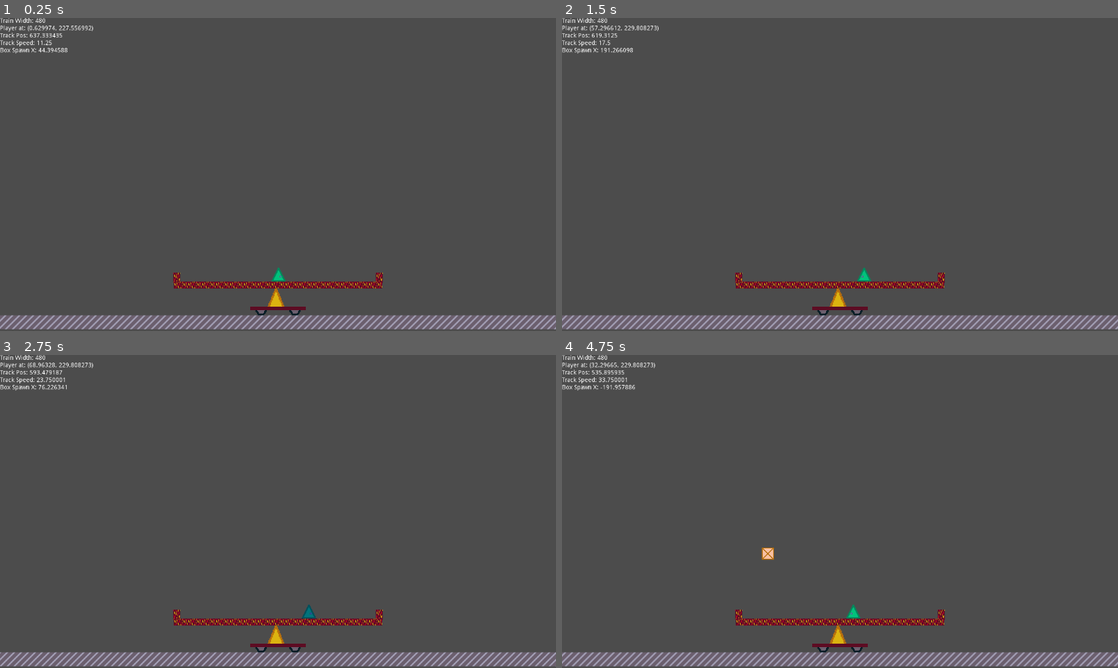
Above: before the commit, frames 1-4 (two rows, left to right).
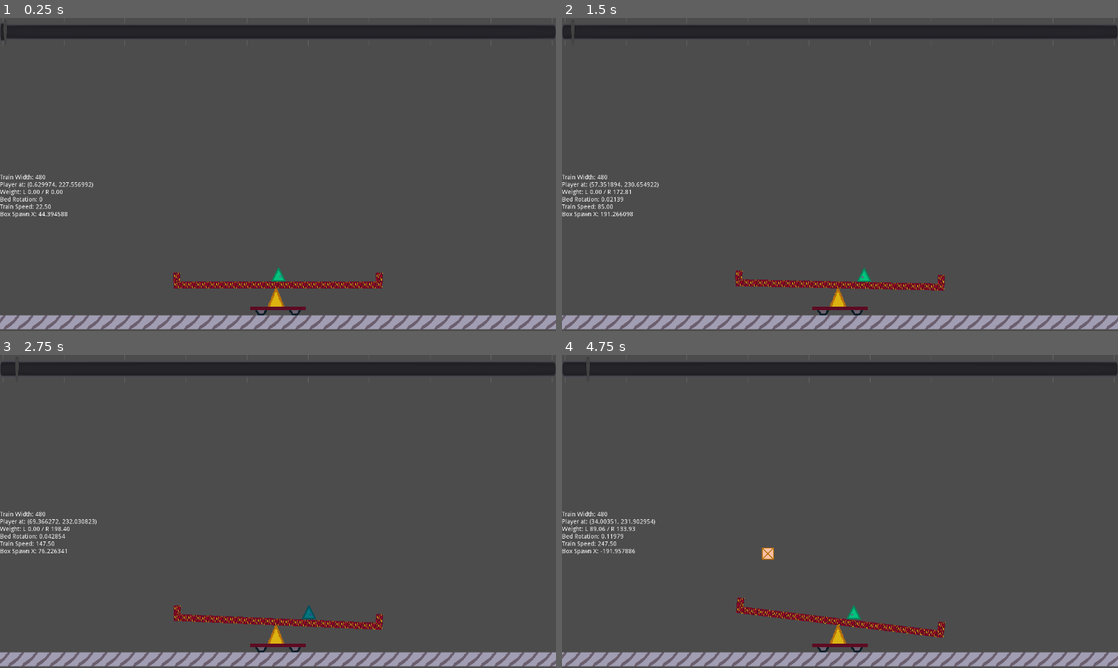
Above: after the commit, the same moments.

Repository: RetroIndieJosh/train-tilt
Game: Godot game, scene res://scenes/Game.tscn
The game is run twice, just before and just after one commit, with the same random seed, the same clock (stepped at 60 frames per second) and the same inputs.
Inputs:
- Up to frame 1 (0.25 s): no input
- Up to frame 2 (1.5 s): hold D (right) 0.53-1.28 s; hold Alt (grab) 0.53-1.28 s; hold Left (left) from 1.28 s (still down); tap Alt (grab) at 1.35 s
- Up to frame 3 (2.75 s): release Left (left) at 2.03 s; hold D (right) from 2.03 s (still down); hold Alt (grab) from 2.03 s (still down)
- Up to frame 4 (4.75 s): release Alt (grab) at 2.78 s; tap Alt (grab) at 2.85, 4.35 s; release D (right) at 3.53 s; hold Alt (grab) 3.53-4.28 s; hold Left (left) from 3.53 s (still down); tap F2 (box) at 4.15 s

The runs differ from the first frame. In frame 1, 8.6% of the frame differs, in the area x 0-100%, y 0-100%; in frame 2, 8.9%; in frame 3, 8.6%; in frame 4, 10%.

Commit message:
Progress bar

Diff:
--- a/scenes/Game.tscn
+++ b/scenes/Game.tscn
@@ -22,9 +22,8 @@
 
 [node name="Info" type="Label" parent="."]
 margin_left = -640.0
-margin_top = -360.0
 margin_right = -640.0
-margin_bottom = -346.0
+margin_bottom = 14.0
 size_flags_horizontal = 0
 size_flags_vertical = 0
 script = ExtResource( 12 )
@@ -41,6 +40,7 @@
 __meta__ = {
 "_edit_group_": true
 }
+weight = 4
 
 [node name="Forward Detector" type="RayCast2D" parent="Player"]
 enabled = true
@@ -67,7 +67,6 @@
 __meta__ = {
 "_edit_group_": true
 }
-allow_tilt = false
 
 [node name="Train Wall Left" type="StaticBody2D" parent="Train Bed"]
 position = Vector2( -233, -16 )
@@ -146,3 +145,27 @@
 
 [node name="Box Generator" type="Position2D" parent="."]
 script = ExtResource( 6 )
+
+[node name="UI" type="Control" parent="."]
+margin_left = -640.0
+margin_top = -360.0
+margin_right = 640.0
+margin_bottom = 360.0
+__meta__ = {
+"_edit_use_anchors_": false
+}
+
+[node name="Progress" type="HSlider" parent="UI"]
+anchor_right = 1.0
+anchor_bottom = 0.1
+margin_bottom = -56.0
+rect_scale = Vector2( 1, 4 )
+size_flags_horizontal = 3
+size_flags_vertical = 3
+step = 0.01
+editable = false
+tick_count = 10
+ticks_on_borders = true
+__meta__ = {
+"_edit_use_anchors_": false
+}
--- a/scripts/Player.gd
+++ b/scripts/Player.gd
@@ -12,13 +12,66 @@
 
 onready var detect_distance = forward_detector.cast_to.x
 
-var held: Entity = null
+var held_ent: Entity = null
 
 var can_grab = true
 var facing = 1
 var walk_speed = 100
 
 func _physics_process(_delta):
+        handle_walk()
+        update_color()
+        handle_forward_collide()
+        handle_crush()
+        info.set_data("Player at", "%s" % position)
+
+func dbg_draw_detector():
+        line.clear_points()
+        line.add_point(position)
+        line.add_point(position + forward_detector.cast_to)
+
+func forward_collide(target):
+        if not target is Entity:
+                return
+        if held_ent == null and Input.is_action_pressed("grab"):
+                grab(target)
+        else:
+                info.set_data("Last Push", "%s %d" % [target.name, facing])
+                target.push(facing)
+
+func grab(target):
+        if not can_grab:
+                return
+        held_ent = target
+        held_ent.use_gravity = false
+        held_ent.get_node("Sprite").modulate = COLOR_HIGHLIGHT
+        info.set_data("Last Grab", target.name)
+
+# when a box falls on the player, grab it
+func handle_crush():
+        var crush_right = up_detector_right.is_colliding()
+        var crush_left = up_detector_left.is_colliding()
+        if crush_left:
+                grab(up_detector_left.get_collider())
+        elif crush_right:
+                grab(up_detector_right.get_collider())
+
+func handle_forward_collide():
+        #dbg_draw_detector()
+        info.text = ""
+        if forward_detector.is_colliding():
+                var target = forward_detector.get_collider()
+                forward_collide(target)
+
+        if held_ent != null:
+                held_ent.position = position + Vector2.UP * 36
+                info.set_data("Holding", "%s at %s" % [held_ent.name, held_ent.position])
+                if Input.is_action_just_pressed("grab"):
+                        throw()
+        if not can_grab and Input.is_action_just_released("grab"):
+                can_grab = true
+
+func handle_walk():
         velocity.x = 0
         if Input.is_action_pressed("left"):
                 velocity.x = -walk_speed
@@ -31,61 +84,17 @@
                 forward_detector.cast_to.x = detect_distance
                 facing = 1
 
+func throw():
+        held_ent.use_gravity = true
+        held_ent.velocity.x = facing * 500
+        held_ent.velocity.y = -10
+        held_ent.slide_prevention = false
+        held_ent.get_node("Sprite").modulate = COLOR_NORMAL
+        held_ent = null
+        can_grab = false
+
+func update_color():
         if Input.is_action_pressed("grab"):
                 sprite.modulate = COLOR_HIGHLIGHT
         else:
                 sprite.modulate = COLOR_NORMAL
-
-        #dbg_draw_detector()
-        info.text = ""
-        if forward_detector.is_colliding():
-                var target = forward_detector.get_collider()
-                forward_collide(target)
-
-        if held != null:
-                held.position = position + Vector2.UP * 36
-                info.set_data("Holding", "%s at %s" % [held.name, held.position])
-                if Input.is_action_just_pressed("grab"):
-                        throw()
-        if not can_grab and Input.is_action_just_released("grab"):
-                can_grab = true
-
-        var crush_right = up_detector_right.is_colliding()
-        var crush_left = up_detector_left.is_colliding()
-
-        if crush_left:
-                grab(up_detector_left.get_collider())
-        elif crush_right:
-                grab(up_detector_right.get_collider())
-        info.set_data("Player at", "%s" % position)
-
-func dbg_draw_detector():
-        line.clear_points()
-        line.add_point(position)
-        line.add_point(position + forward_detector.cast_to)
-
-func forward_collide(target):
-        if not target is Entity:
-                return
-        if held == null and Input.is_action_pressed("grab"):
-                grab(target)
-        else:
-                info.set_data("Last Push", "%s %d" % [target.name, facing])
-                target.push(facing)
-
-func grab(target):
-        if not can_grab:
-                return
-        held = target
-        held.use_gravity = false
-        held.get_node("Sprite").modulate = COLOR_HIGHLIGHT
-        info.set_data("Last Grab", target.name)
-
-func throw():
-        held.use_gravity = true
-        held.velocity.x = facing * 500
-        held.velocity.y = -10
-        held.slide_prevention = false
-        held.get_node("Sprite").modulate = COLOR_NORMAL
-        held = null
-        can_grab = false
--- a/scripts/Track.gd
+++ b/scripts/Track.gd
@@ -1,14 +1,21 @@
 extends StaticBody2D
 class_name Track
 
-const ACCEL_SPEED = 5
-const BRAKE_SPEED = 10
+const SPEED_MAX = 1000
+const ACCEL_SPEED = 50
+const BRAKE_SPEED = 100
 
 export var initial_speed = 10
 
 onready var info = $"../Info"
+onready var progress_bar = $"../UI/Progress"
 onready var screen_width = get_viewport().size.x
 onready var speed = initial_speed
+
+export var track_length = 100
+
+func _ready():
+        progress_bar.max_value = track_length
 
 func _physics_process(delta):
         speed += delta * ACCEL_SPEED
@@ -16,9 +23,10 @@
         if position.x < -(screen_width / 2):
                 position.x += screen_width
         #info.text = "Track X: " + str(position.x)
-        info.set_data("Track Pos", position.x)
-        info.set_data("Track Speed", speed)
+        info.set_data("Train Speed", "%.2f" % speed)
+        speed = clamp(speed, 0, SPEED_MAX)
+
+        progress_bar.value = speed * delta
 
 func brake(delta):
         speed -= delta * BRAKE_SPEED
-        speed = max(speed, 0)
--- a/scripts/Train.gd
+++ b/scripts/Train.gd
@@ -5,6 +5,7 @@
 const ROT_SPEED = deg2rad(0.01)
 const MAX_ROT = deg2rad(16)
 const MIN_ROT = -MAX_ROT
+const TILT_MIN_PERCENT = 10
 
 export var allow_tilt = true
 
@@ -44,7 +45,7 @@
 func calc_weight(entity) -> float:
         var percent_distance = 100 * abs(entity.position.x) / (width * 0.5)
         #info.set_data(entity.name + " % dist", percent_distance)
-        if percent_distance < 20:
+        if percent_distance < TILT_MIN_PERCENT:
                 return 0.0
         #info.set_data(entity.name + " weight", (percent_distance + 20) * entity.weight)
         return (percent_distance + 20) * entity.weight
Binary file changed: art/track.ase
Binary file changed: art/track.png
Not shown, changed: TODO.md
